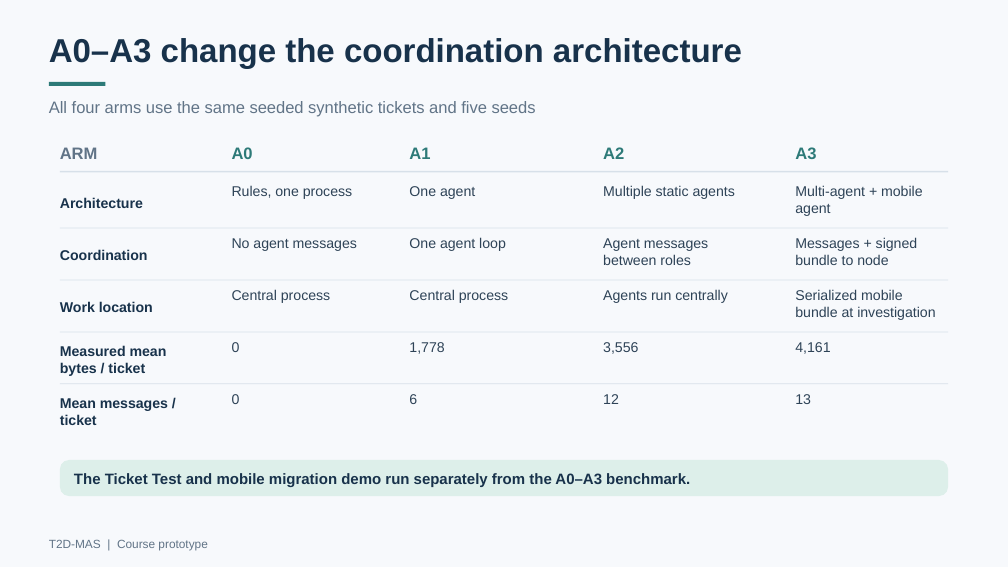
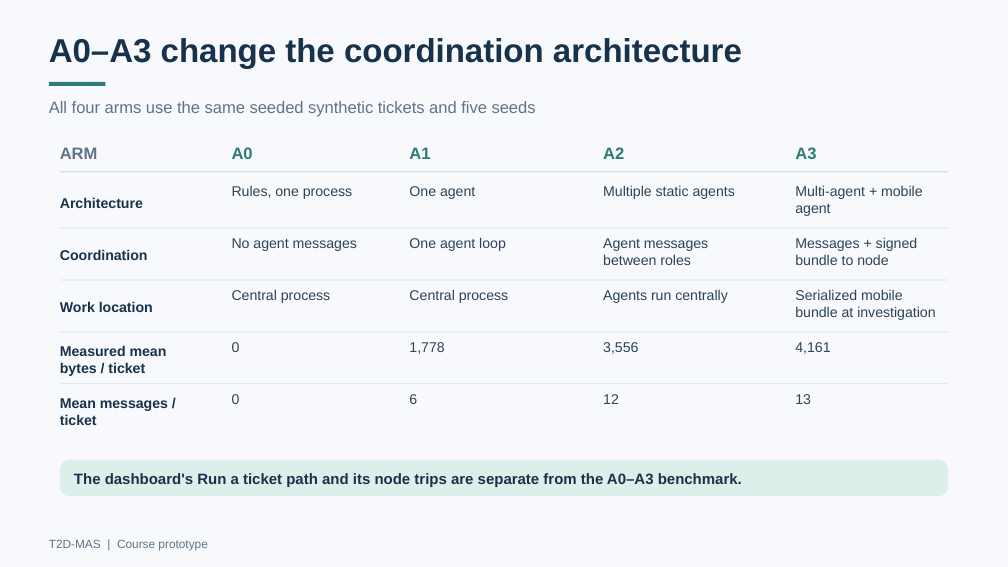
Before and after one commit to zidanarsyad/t2d-mas, a slide deck: slide 5 of deliverables/T2D-MAS-Program-Explainer-Updated.pptx. Drawn at 1008x567 pixels with LibreOffice and Linux fonts; fonts in the diff are those of the drawing. Boxes give left, top, right and bottom in pixels: in the first picture for what was removed or moved away, otherwise in the second. Text is boxed around its words. In the diff, an @@ line names an element or a change of style, - is before the commit and + after.

```diff
--- a/deliverables/T2D-MAS-Program-Explainer-Updated.pptx
+++ b/deliverables/T2D-MAS-Program-Explainer-Updated.pptx
@@ text at (74,473,742,487): text changed @@
-The Ticket Test and mobile migration demo run separately from the A0–A3 benchmark.
+The dashboard's Run a ticket path and its node trips are separate from the A0–A3 benchmark.
```
Also in this commit, not shown: 9 other slides changed, 12 other files.
